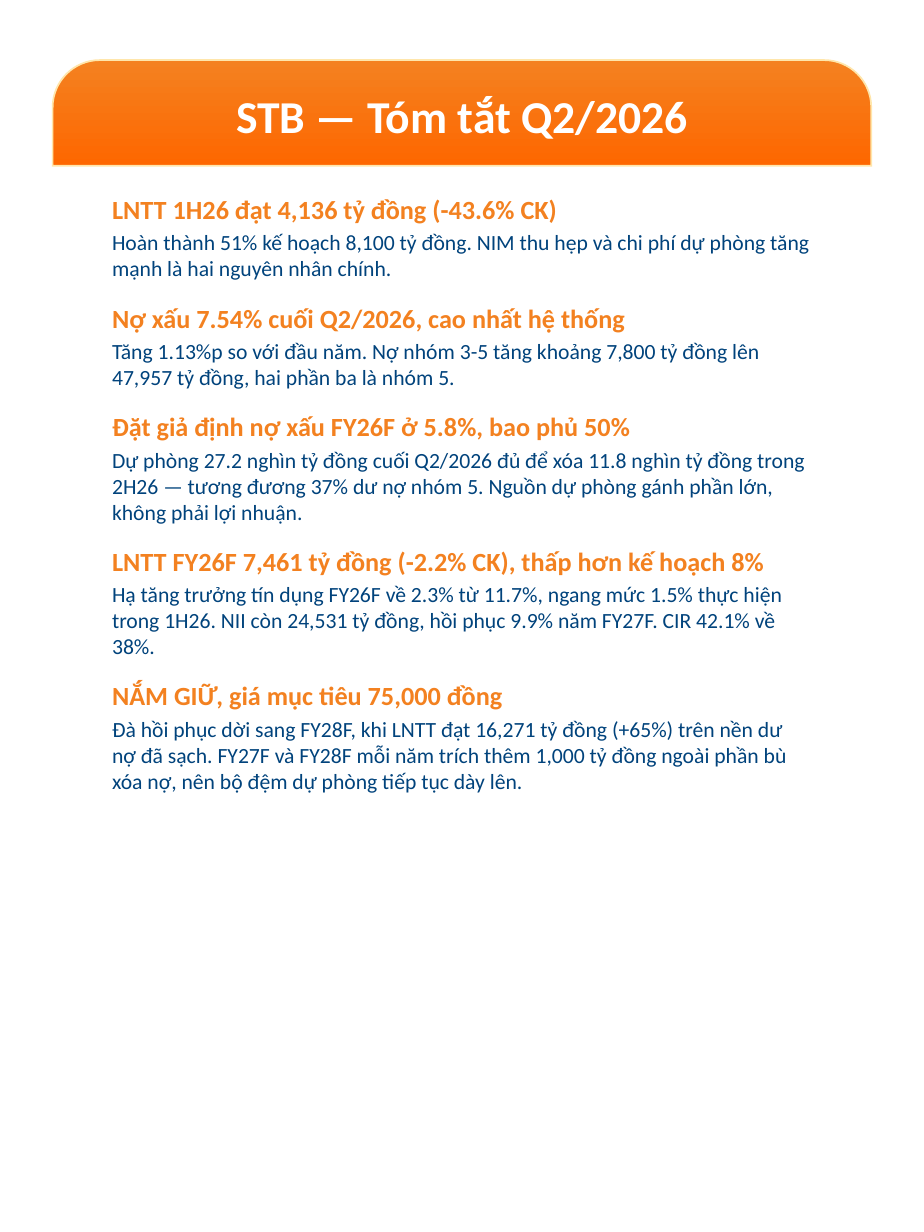
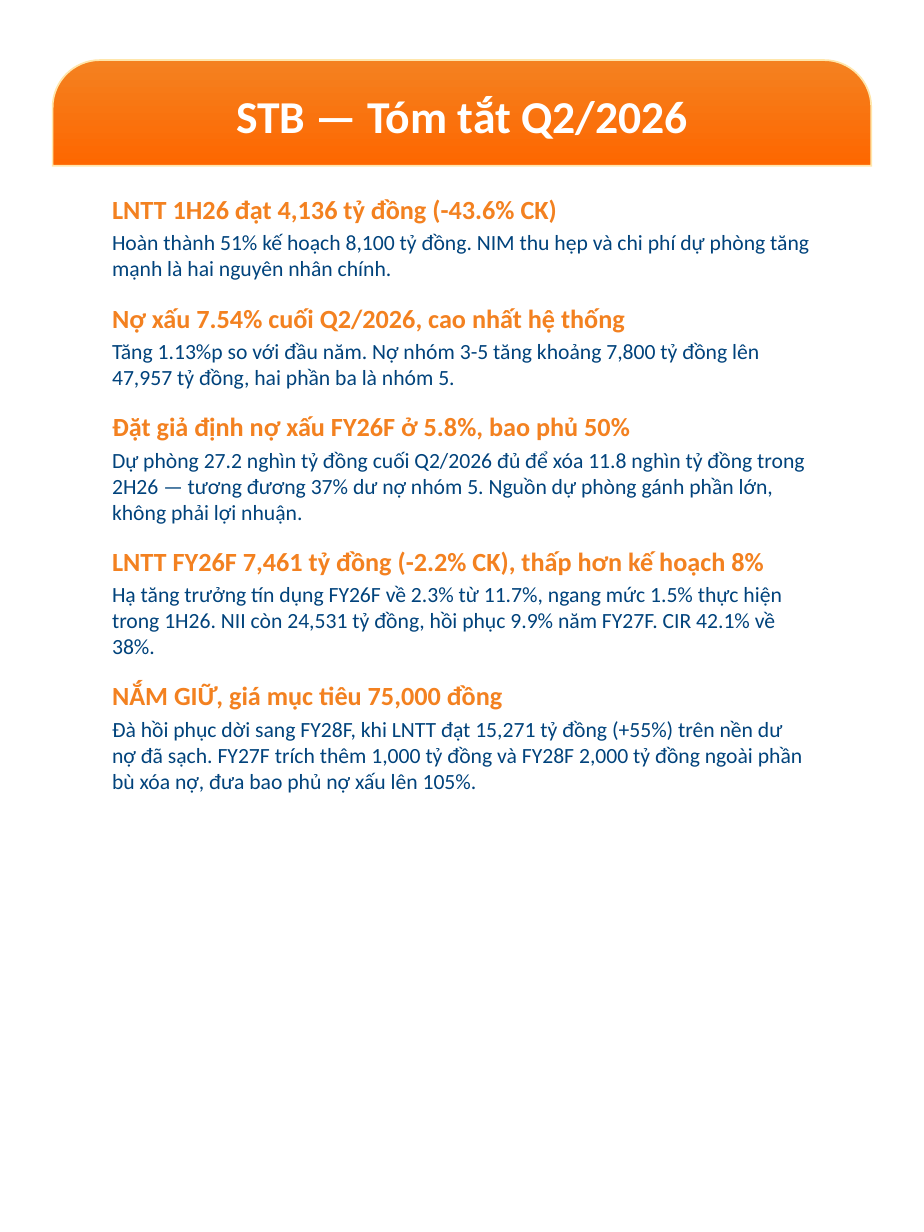
Before and after one commit to datquanton/verbose-guide, a slide deck: slide 7 of MASVN_Mobile_Report_STB_FPT_2Q26_EN_VN.pptx. Drawn at 924x1232 pixels with LibreOffice and Linux fonts; fonts in the diff are those of the drawing; background and template pictures are left out. Boxes give left, top, right and bottom in pixels: in the first picture for what was removed or moved away, otherwise in the second. Text is boxed around its words. In the diff, an @@ line names an element or a change of style, - is before the commit and + after.

```diff
--- a/MASVN_Mobile_Report_STB_FPT_2Q26_EN_VN.pptx
+++ b/MASVN_Mobile_Report_STB_FPT_2Q26_EN_VN.pptx
@@ text at (x1=112, y1=720, x2=802, y2=793): text changed @@
-Đà hồi phục dời sang FY28F, khi LNTT đạt 16,271 tỷ đồng (+65%) trên nền dư nợ đã sạch. FY27F và FY28F mỗi năm trích thêm 1,000 tỷ đồng ngoài phần bù xóa nợ, nên bộ đệm dự phòng tiếp tục dày lên.
+Đà hồi phục dời sang FY28F, khi LNTT đạt 15,271 tỷ đồng (+55%) trên nền dư nợ đã sạch. FY27F trích thêm 1,000 tỷ đồng và FY28F 2,000 tỷ đồng ngoài phần bù xóa nợ, đưa bao phủ nợ xấu lên 105%.
```
Also in this commit, not shown: 7 other slides changed, 13 other files.
